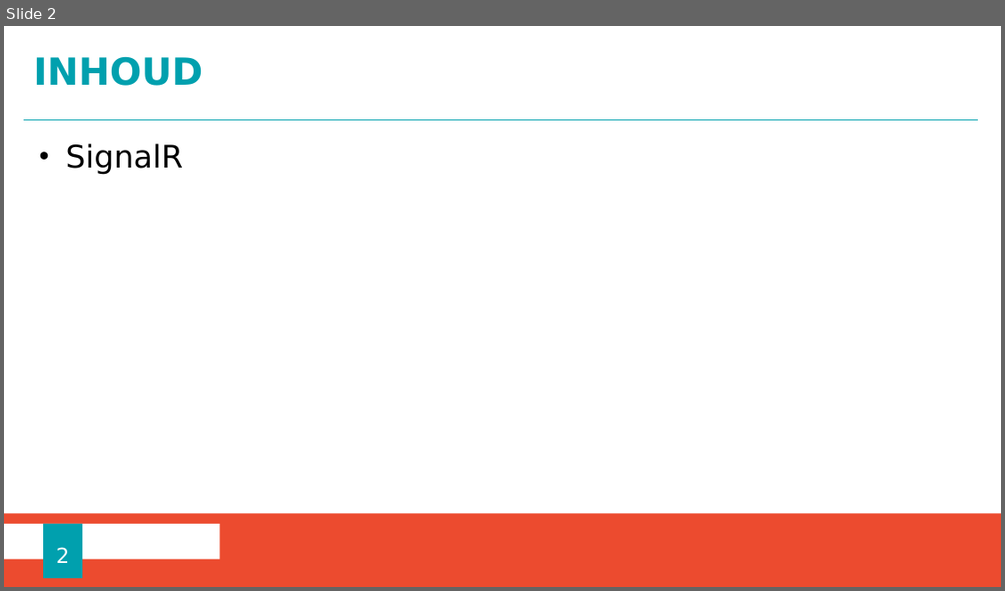
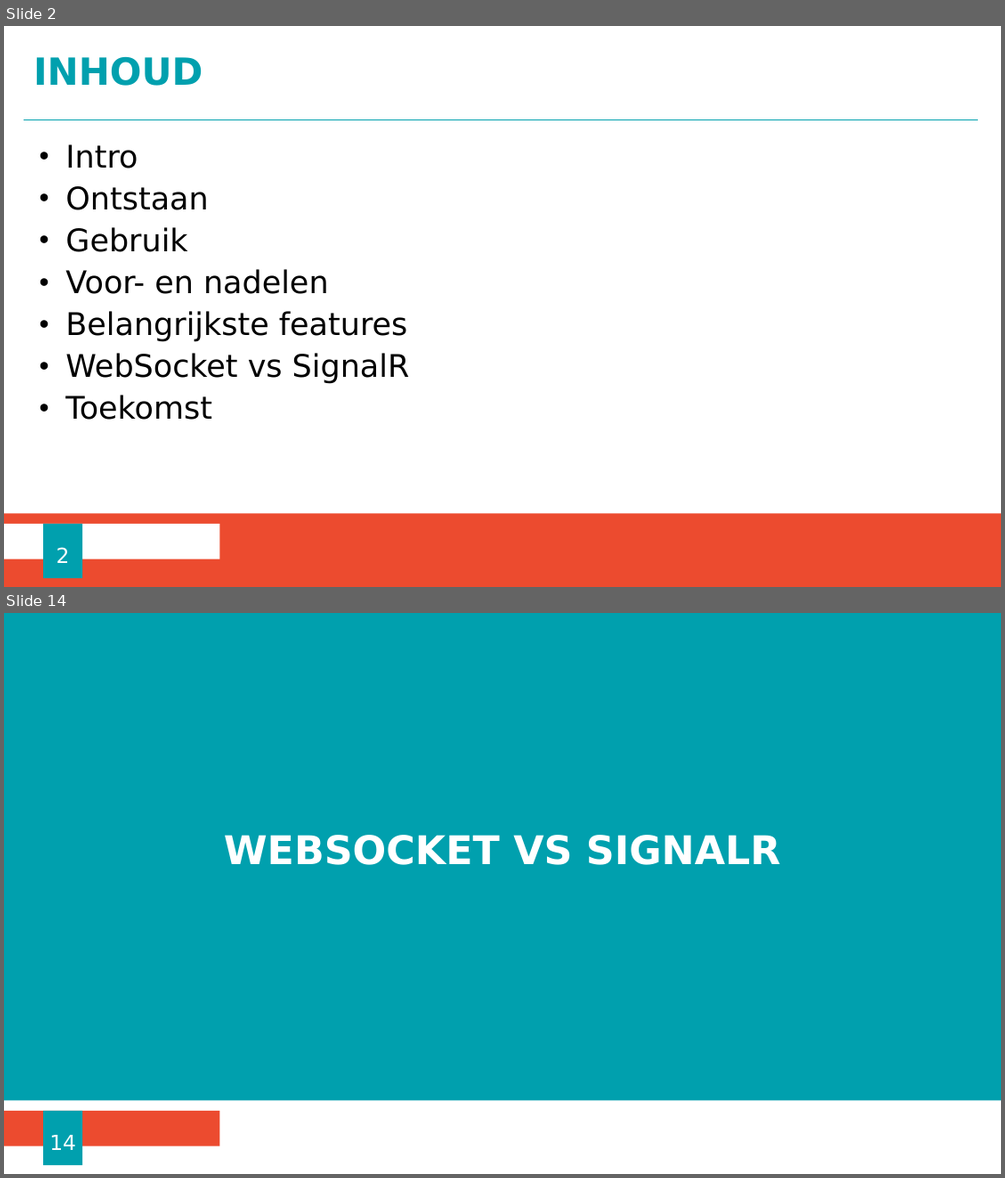
Before and after one commit to ChristopheM98/SignalR_Webapp, a slide deck: Presentatie SignalR.pptx. Shown one above the other, each under a label of ours: slide 2 before the commit, slides 2 and 14 after it; the slides between them are not shown. The pictures are 1005x591 and 1005x1178 pixels, drawn with LibreOffice and Linux fonts; fonts in the diff are those of the drawing; background and template pictures are left out. Boxes give left, top, right and bottom in pixels: in the first picture for what was removed or moved away, otherwise in the second. Text is boxed around its words. In the diff, an @@ line names an element or a change of style, - is before the commit and + after.

```diff
--- a/Presentatie SignalR.pptx
+++ b/Presentatie SignalR.pptx
@@ slide 14 added at box(4, 613, 1001, 1174), background #00A0AE @@
@@ title added at box(224, 835, 781, 865), 38 pt, text #FFFFFF, bold @@
+WEBSOCKET VS SIGNALR
@@ rectangle added at box(4, 1076, 1001, 1099), fill #00A0AE @@
@@ rectangle added at box(4, 1101, 1001, 1174), fill #FFFFFF @@
@@ rectangle added at box(4, 1111, 220, 1145), fill #EC4B2F @@
@@ page number added at box(43, 1111, 81, 1165), fill #00A0AE, 20 pt, text #FFFFFF @@
+14
@@ slide 2 changed as well @@
@@ text at box(65, 144, 410, 419): text changed @@
-• SignalR
+• Intro
+• Ontstaan
+• Gebruik
+• Voor- en nadelen
+• Belangrijkste features
+• WebSocket vs SignalR
+• Toekomst
```
Also in this commit, not shown: 2 other slides changed, 14 other slides added, 6 other files.
